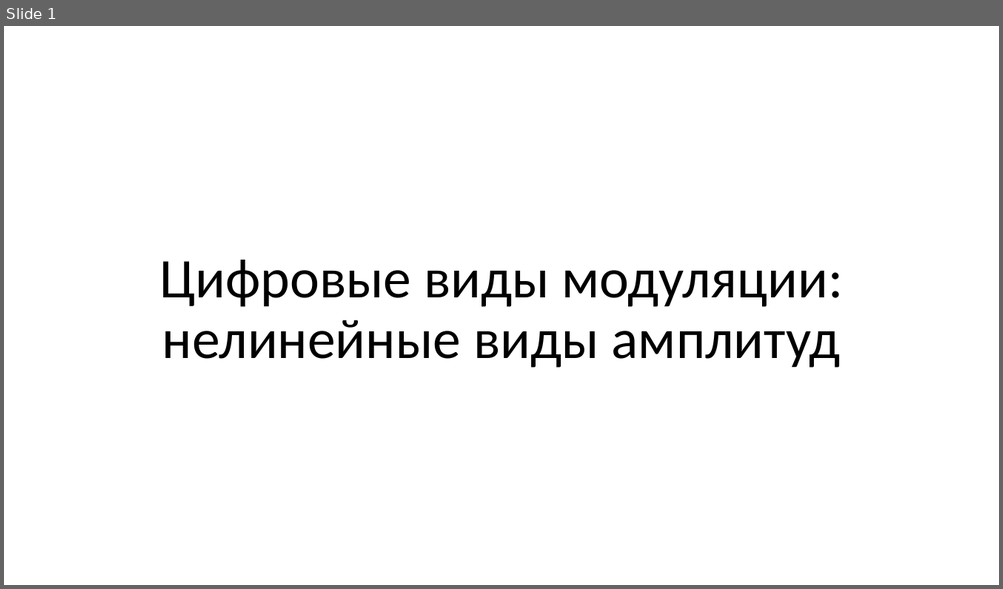
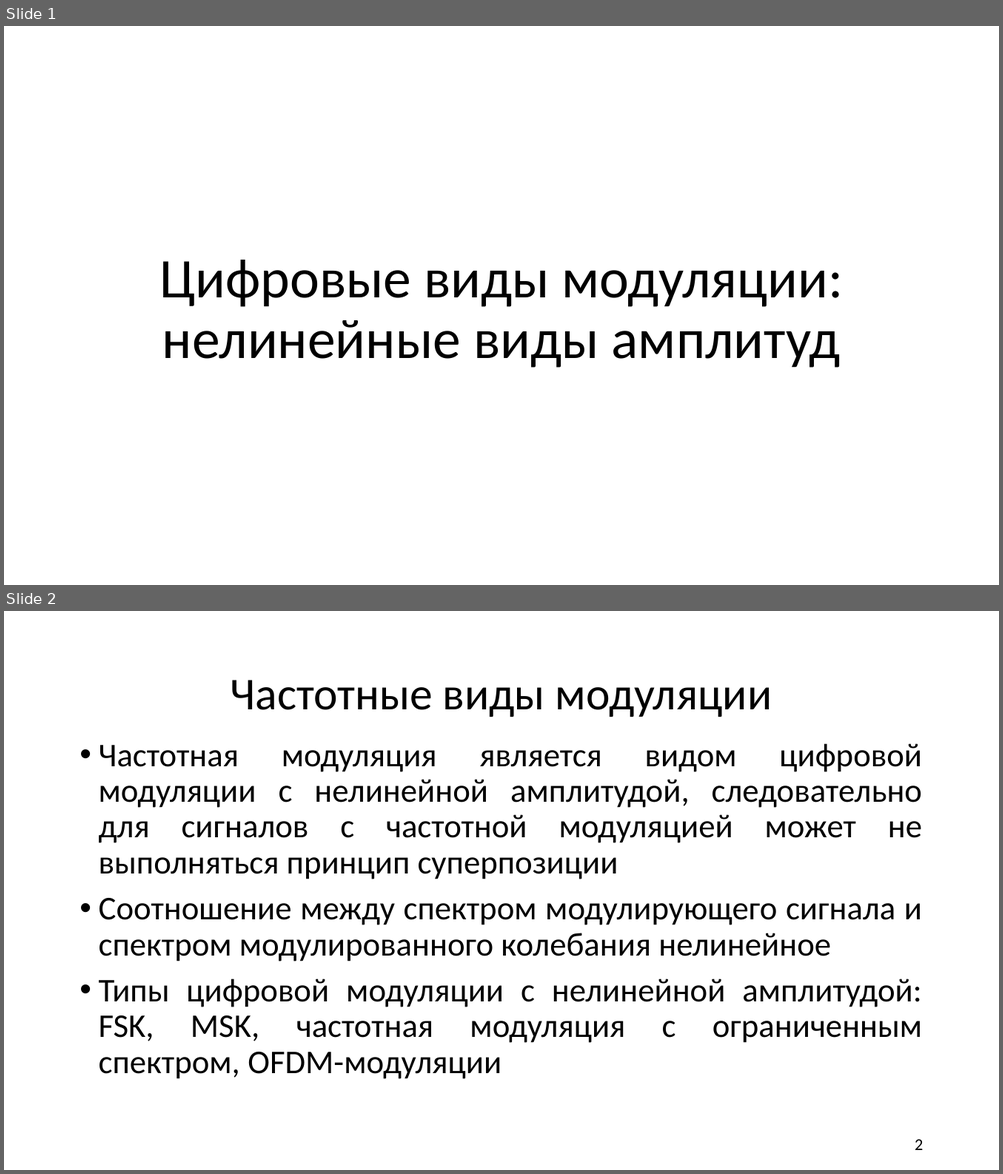
Before and after one commit to liveinscarlet/Study, a slide deck: Аверина/Нелинейная цифровая модуляция.pptx. Shown one above the other, each under a label of ours: slide 1 before the commit, slides 1 and 2 after it. The pictures are 1003x589 and 1003x1174 pixels, drawn with LibreOffice and Linux fonts; fonts in the diff are those of the drawing. Boxes give left, top, right and bottom in pixels: in the first picture for what was removed or moved away, otherwise in the second. Text is boxed around its words. In the diff, an @@ line names an element or a change of style, - is before the commit and + after.

```diff
--- a/Аверина/Нелинейная цифровая модуляция.pptx
+++ b/Аверина/Нелинейная цифровая модуляция.pptx
@@ slide 2 added at <box>4,611,999,1170</box>, background #FFFFFF @@
@@ title added at <box>230,680,772,717</box>, 44 pt, text #000000 @@
+Частотные виды модуляции
@@ text added at <box>99,743,922,1079</box>, 32 pt, text #000000 @@
+• Частотная модуляция является видом цифровой модуляции с нелинейной амплитудой, следовательно для сигналов с частотной модуляцией может не выполняться принцип суперпозиции
+• Соотношение между спектром модулирующего сигнала и спектром модулированного колебания нелинейное
+• Типы цифровой модуляции с нелинейной амплитудой: FSK, MSK, частотная модуляция с ограниченным спектром, OFDM-модуляции
@@ page number added at <box>914,1139,922,1150</box>, 16 pt, text #000000 @@
+2
```
Also in this commit, not shown: 2 other slides added, 1 slide removed, 15 other files.
